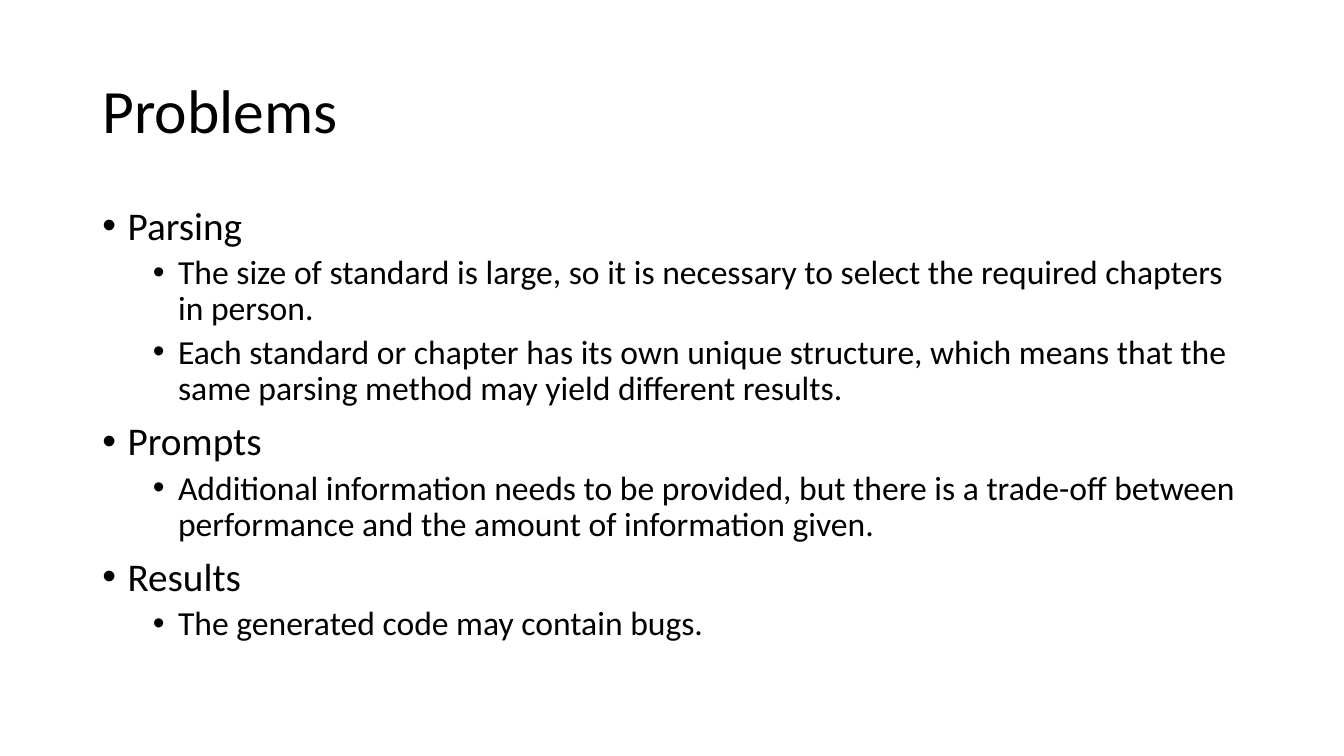
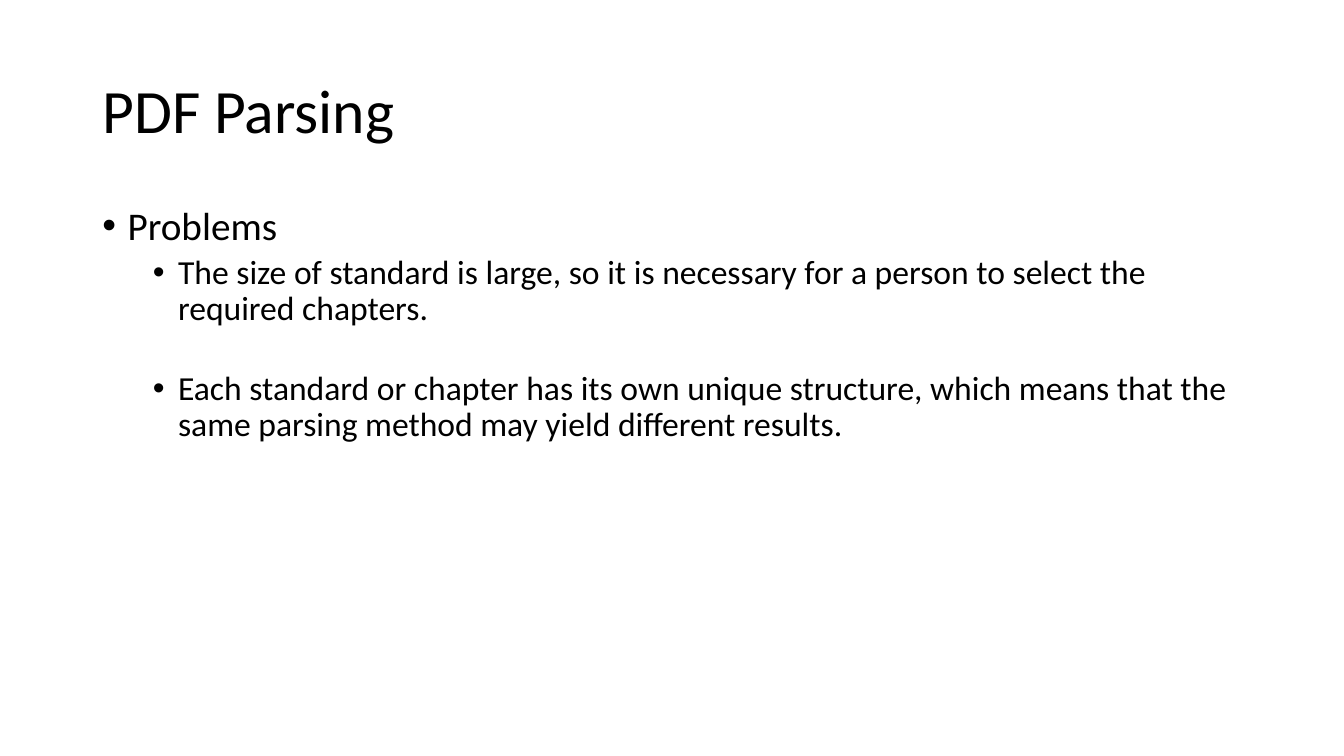
Before and after one commit to yqlai/CModel, a slide deck: slide 8 of 賴宥齊_AI.pptx (slide 11 before the commit). Drawn at 1344x756 pixels with LibreOffice and Linux fonts; fonts in the diff are those of the drawing. Boxes give left, top, right and bottom in pixels: in the first picture for what was removed or moved away, otherwise in the second. Text is boxed around its words. In the diff, an @@ line names an element or a change of style, - is before the commit and + after.

```diff
--- a/賴宥齊_AI.pptx
+++ b/賴宥齊_AI.pptx
@@ title at [102,90,394,144]: text changed @@
-Problems
+PDF Parsing
@@ text at [128,212,1146,326]: text changed @@
-• Parsing
-  • The size of standard is large, so it is necessary to select the required chapters in person.
+• Problems
+  • The size of standard is large, so it is necessary for a person to select the required chapters.
@@ text at [128,430,1234,641]: paragraphs removed @@
-• Prompts
-  • Additional information needs to be provided, but there is a trade-off between performance and the amount of information given.
-• Results
-  • The generated code may contain bugs.
```
Also in this commit, not shown: 8 other slides changed, 8 slides added, 1 slide removed, 10 other files.
